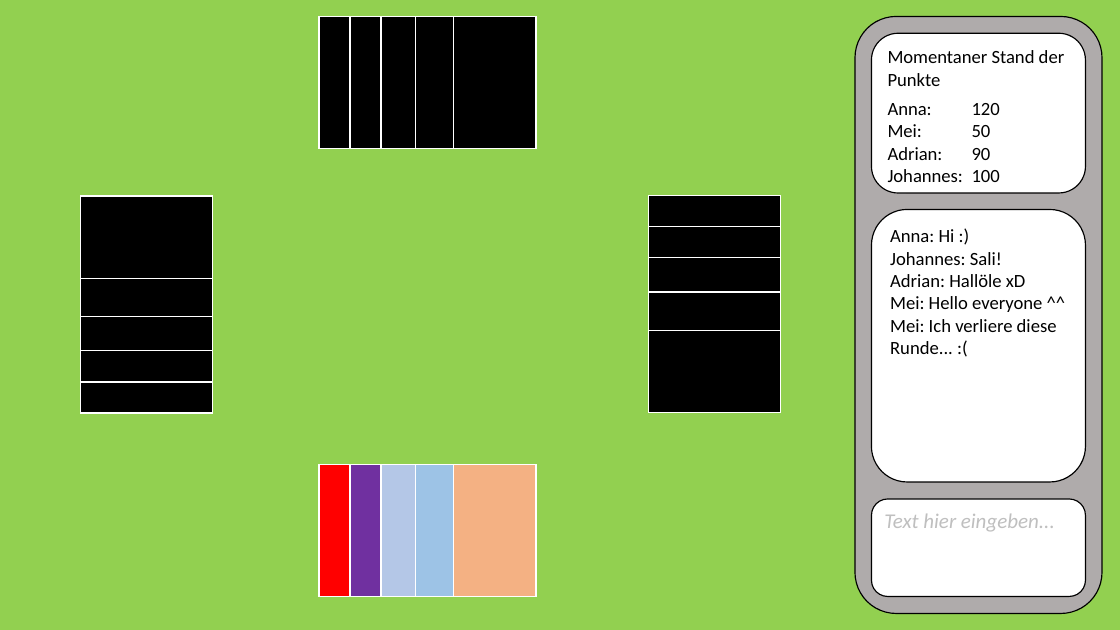
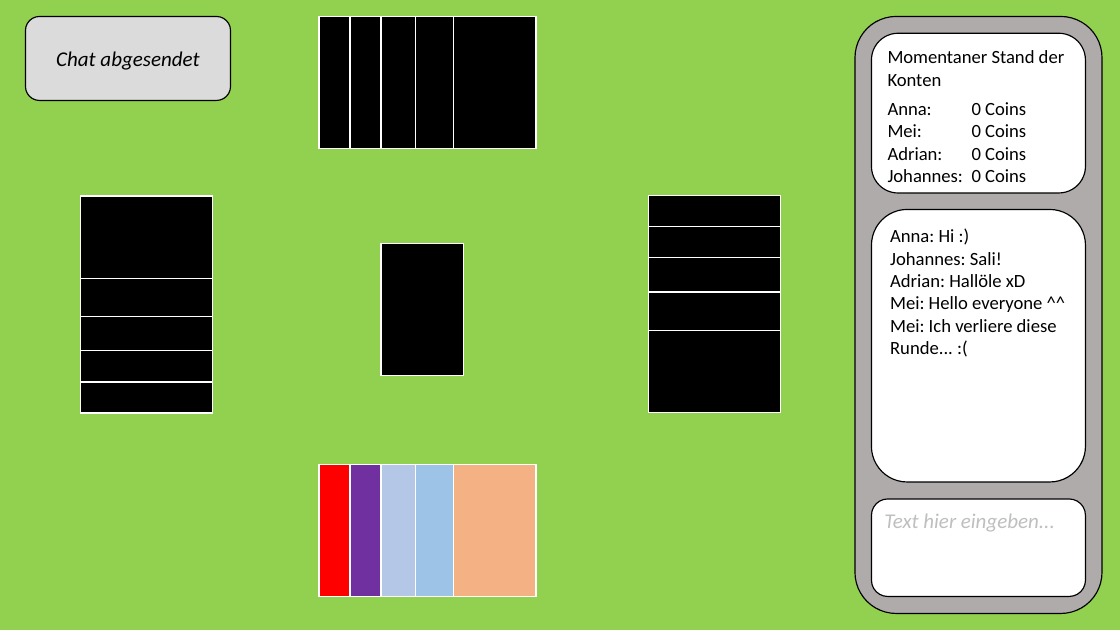
Before and after one commit to jnussbaum/TheBachelorsChaseGame, a slide deck: slide 10 of documents/Meilensteine/Meilenstein I/mockup.pptx (slide 7 before the commit). Drawn at 1120x630 pixels with LibreOffice and Linux fonts; fonts in the diff are those of the drawing. Boxes give left, top, right and bottom in pixels: in the first picture for what was removed or moved away, otherwise in the second. Text is boxed around its words. In the diff, an @@ line names an element or a change of style, - is before the commit and + after.

```diff
--- a/documents/Meilensteine/Meilenstein I/mockup.pptx
+++ b/documents/Meilensteine/Meilenstein I/mockup.pptx
@@ rounded rectangle added at [25, 17, 230, 101], fill #DBDBDB, outline #000000 1 pt, 18 pt, text #000000, italic @@
+Chat abgesendet
@@ text in rounded rectangle at [888, 50, 1065, 182]: text changed @@
-Momentaner Stand der Punkte
-Anna: 120
-Mei: 50
-Adrian: 90
-Johannes: 100
+Momentaner Stand der Konten
+Anna: 0 Coins
+Mei: 0 Coins
+Adrian: 0 Coins
+Johannes: 0 Coins
@@ rectangle added at [381, 244, 464, 376], fill #000000, outline #FFFFFF 1 pt @@
```
Also in this commit, not shown: 6 other slides changed, 8 slides added.
